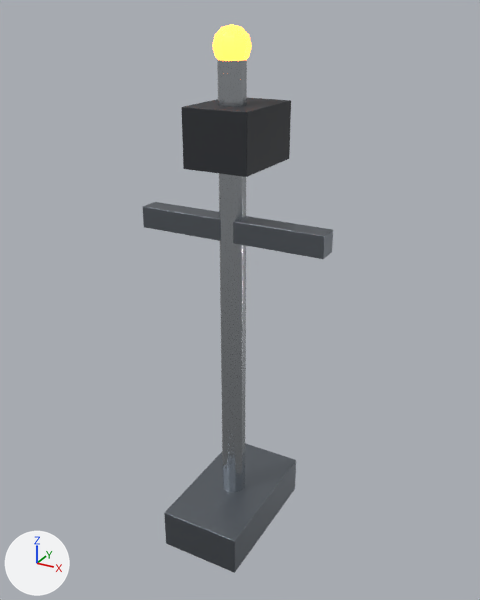
A saved change to the FBX model SourceArt/TestShips/modules/wraith_utility_mast.fbx.
The view is the same before and after, from a 50 mm camera at (0.47, -2.232, 1.528) aimed at (-0.06, -1.268, 1.046). Every picture has the same lights, and +X, +Y and +Z are marked at lower left. The picture after the commit comes second.

Objects in the first picture: 'Utility_Mast'.
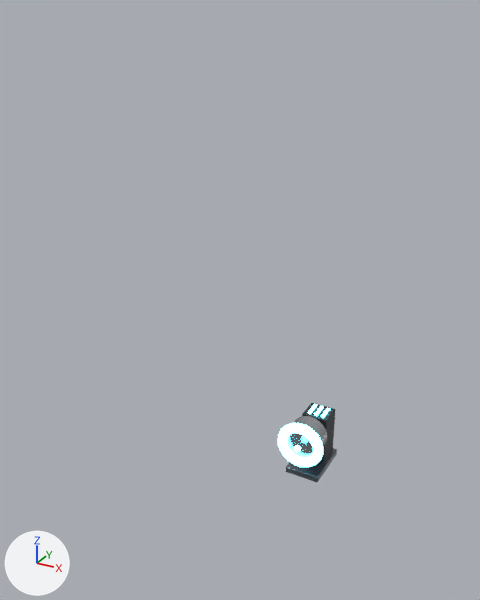
Where the change shows, as pixel boxes [x1, y1, x2, y2] in the pictures (480 x 600 px; the box of a moved part takes in the faces that stretch with it):
'Utility_Mast', reshaped (69% narrower, 85% shorter): before [143, 24, 333, 573]; after [278, 403, 337, 482]
part 1 of me_utility_mast_001, added: after [294, 445, 301, 453]
part 2 of me_utility_mast_001, moved or reshaped: before [164, 443, 296, 573]; after [286, 448, 337, 482]
part 3 of me_utility_mast_001, moved or reshaped: before [181, 98, 291, 177]; after [302, 403, 335, 461]
part 4 of me_utility_mast_001, moved or reshaped: before [143, 202, 333, 259]; after [308, 404, 317, 414]
part 5 of me_utility_mast_001, added: after [314, 406, 324, 416]
part 6 of me_utility_mast_001, added: after [321, 408, 330, 418]
part 7 of me_utility_mast_001, added: after [278, 423, 323, 467]
part 8 of me_utility_mast_001, added: after [288, 416, 327, 457]
part 9 of me_utility_mast_001, deleted: before [217, 60, 247, 492]
part 10 of me_utility_mast_001, deleted: before [212, 24, 252, 61]

What the commit changed:
Material 'WRAITH_Utility_Glow' (mat_wraith_utility_glow) is new.
Its base color is (0.114, 0.768, 1.0) (cyan #5fe3ff).
Its roughness is 0.3.
Its emission color is (0.114, 0.768, 1.0) (cyan #5fe3ff).
Its emission strength is 8.0.
Material 'WRAITH_Black' (mat_wraith_black) is new.
Its base color is (0.00518, 0.00561, 0.00651) (black #101113).
Its roughness is 0.35.
me_utility_mast_001 is used by ob_utility_mast; location (0.0, 0.0, 0.0).
me_utility_mast_001 had 440 vertices, 434 faces and spanned x -0.153..0.153, y -1.519..-1.281, z 0.682..1.509.
me_utility_mast_001 now has 1602 vertices, 1562 faces and spans x -0.054..0.054, y -1.126..-0.968, z 0.549..0.701.
me_utility_mast_001 part 1: a new loose piece, a UV sphere (12 segments, 6 rings, poles along z) spanning x -0.008..0.008, y -1.126..-1.109, z 0.638..0.655, in mat_wraith_utility_glow (cyan #5fe3ff, glowing cyan #5fe3ff).
me_utility_mast_001 part 2: the loose piece of 56 vertices spanning x -0.068..0.068, y -1.519..-1.281, z 0.682..0.75 is scaled about its middle by (0.576, 0.499, 0.204), then moved by (0.0, 0.372, -0.16).
me_utility_mast_001 part 3: the loose piece of 56 vertices spanning x -0.051..0.051, y -1.451..-1.315, z 1.32..1.405 is scaled about its middle by (0.586, 0.408, 1.33), then moved by (0.0, 0.384, -0.744).
me_utility_mast_001 part 4: the loose piece of 56 vertices spanning x -0.153..0.153, y -1.417..-1.383, z 1.209..1.243 is scaled about its middle by (0.0229, 1.18, 0.102), then moved by (-0.016, 0.401, -0.55), in mat_wraith_utility_glow (cyan #5fe3ff, glowing cyan #5fe3ff).
me_utility_mast_001 part 5: the loose piece of 56 vertices spanning x -0.153..0.153, y -1.417..-1.383, z 1.209..1.243 is copied, and the copy is scaled about its middle by (0.0229, 1.18, 0.102), then moved by (0.0, 0.401, -0.55), in mat_wraith_utility_glow (cyan #5fe3ff, glowing cyan #5fe3ff); it spans x -0.004..0.004, y -1.019..-0.98, z 0.674..0.679.
me_utility_mast_001 part 6: the loose piece of 56 vertices spanning x -0.068..0.068, y -1.519..-1.281, z 0.682..0.75 is copied, and the copy is scaled about its middle by (0.0519, 0.162, 0.0497), then moved by (0.016, 0.401, -0.04), in mat_wraith_utility_glow (cyan #5fe3ff, glowing cyan #5fe3ff); it spans x 0.012..0.02, y -1.019..-0.98, z 0.674..0.679.
me_utility_mast_001 part 7: a new loose piece, a torus around y (ring radius 0.043, tube radius 0.012) spanning x -0.054..0.054, y -1.114..-1.091, z 0.592..0.701, in mat_wraith_utility_glow (cyan #5fe3ff, glowing cyan #5fe3ff).
me_utility_mast_001 part 8: a new loose piece of 144 vertices spanning x -0.043..0.043, y -1.098..-1.048, z 0.604..0.69, in mat_wraith_metal_bright (light grey #c2c7cc).
me_utility_mast_001 part 9: the loose piece of 140 vertices spanning x -0.019..0.019, y -1.42..-1.38, z 0.733..1.464 is deleted.
me_utility_mast_001 part 10: the loose piece of 132 vertices spanning x -0.026..0.026, y -1.427..-1.373, z 1.454..1.509 is deleted.
Other edits to the shape of me_utility_mast_001 do not show in these pictures.
me_utility_mast_001 no longer uses material mat_wraith_emit_hot (orange #ff7a2e, glowing orange #ff7a2e).
me_utility_mast_001 gains material mat_wraith_utility_glow (cyan #5fe3ff, glowing cyan #5fe3ff).
me_utility_mast_001 gains material mat_wraith_black (black #101113).
